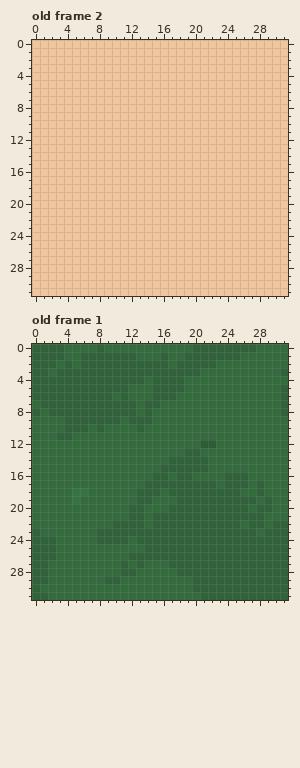
Pixel-art file: Artwork/Terrain.aseprite. The first picture shows the starting point.
32x32 pixels, 4 frames. Colours within 5 levels of each other are drawn and written as one. Shown: old frame 2, old frame 1. The commit also changed other frames, which this record leaves out.
After:
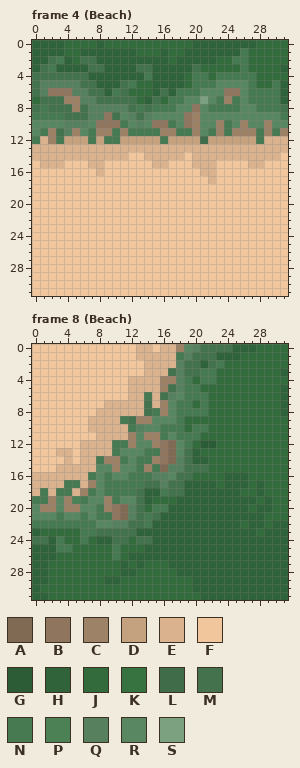
Palette (. is transparent): A #816a54  B #8f755d  C #9e8267  D #c4a17f  E #dab38e  F #f2c69d  G #2c5c35  H #306339  J #336b3d  K #377341  L #416c49  M #44724c  N #477a50  P #4b8154  Q #57805e  R #598762  S #7ba181
A new or re-ordered frame is compared with the old frame closest to it.
The exact change:
frames 4 -> 10
layer "Base" added
layer "Shadow" added
layer "Edge" added
layer "Highlight" added
layer "Layer 1" removed
Changed rows in their new state; - is an unchanged pixel.
Frame 4 (Beach) is new; against old frame 2, layers "Highlight", "Edge", "Shadow":
first column x 0:
 0 HHHHJJJJHJJJJJJJJJJJHHHHHHHHJJJJ
 1 HHHHJJHHHHHHHJJJHJJHHHHHHHNJJJJJ
 2 HHMNHJMMHHHHHHHHHJHHHHHJJNNJJJJJ
 3 HMNHHHHMMHHHHMMHHHHHMJJJJJNJJJJH
 4 MMMMMMMHHHHHHHNHHHHJNNJNNNNNJJJJ
 5 MQQQQQMMHHHMNJJHHHHJNNNRRRRNJJNH
 6 MQBBBQQMMHNMJJJHMHNNNRRRBBRNNNNH
 7 JMMMCCQQMMMMMJHMJNNRRSRNCNRNNNNH
 8 MNMMMCMQQQQQMNMNNNRRBRNNNNRRNNNM
 9 NNNNMMMQQBMRQMQRRRRBCRRRRRRRRRRN
10 RRRRQQQRBBBNRQRBBNRBCRRCNRCRRCRR
11 RNCMQCRNCCNCNNNNCCNNCRNCNCCCNCNC
12 NECNDDDNDNNDDDDDNDDDDLDDDDDDNEEE
13 EEEEEEEEEEEEEEEEEEEEEEEEEEEEEEEE
14 EEEEEEEEEEEE--EEEEE-EEEEEEEEEEE-
15 -EEE---EE------EE---EEE----EE---
16 --------E------------EE---------
17 ----------------------E---------
Frame 8 (Beach) is new; against old frame 1, layers "Highlight", "Shadow", "Base":
first column x 0:
 0 FFFFFFFFFFFFFEEFEECRQMMMM
 1 FFFFFFFFFFFFFEEEEENQMMM--
 2 FFFFFFFFFFFFFFEEEEQMM-MN-
 3 FFFFFFFFFFFFFFEEEMQMMNN--
 4 FFFFFFFFFFFFEEEECCQN-NN--
 5 FFFFFFFFFFFFEEEECMQNN----
 6 FFFFFFFFFFFFEENEMQRNNN---
 7 FFFFFFFFFEEEEEMECRNN-N---
 8 FFFFFFFFEEEEEEMNCRNNNN---
 9 FFFFFFFEEEENMCCRRRN------
10 FFFFFFFEEEEENQRRNNN-NN---
11 FFFFFFFFEEEECRCCNRNNN----
12 FFFFFFEEEENNCRRCBARN-----
13 FFFEEFEEEENRRRNNBARM-----
14 FFFFEFEENCCNRNNCBAQM-----
15 FFFEEEEERRCRRNCNAQQMMM---
16 EEEEEEENRNRRNNNQQRMM-----
17 EEEENNECRNNNNNMMQMM------
18 ENENNECNRNNNNM--NMM------
19 NNCRCPNRRCNRRM-----------
20 RCCRCCRRNCBAQM-NN--------
21 RRRNRRNRNNBAQMNM---------
22 NNNNNNNNRRQQMMN----------
23 ------NNMMMMM------------
24 MM-N--N---MM-MM----------
25 ---NN-----N--------------
26 ----------N--------------
